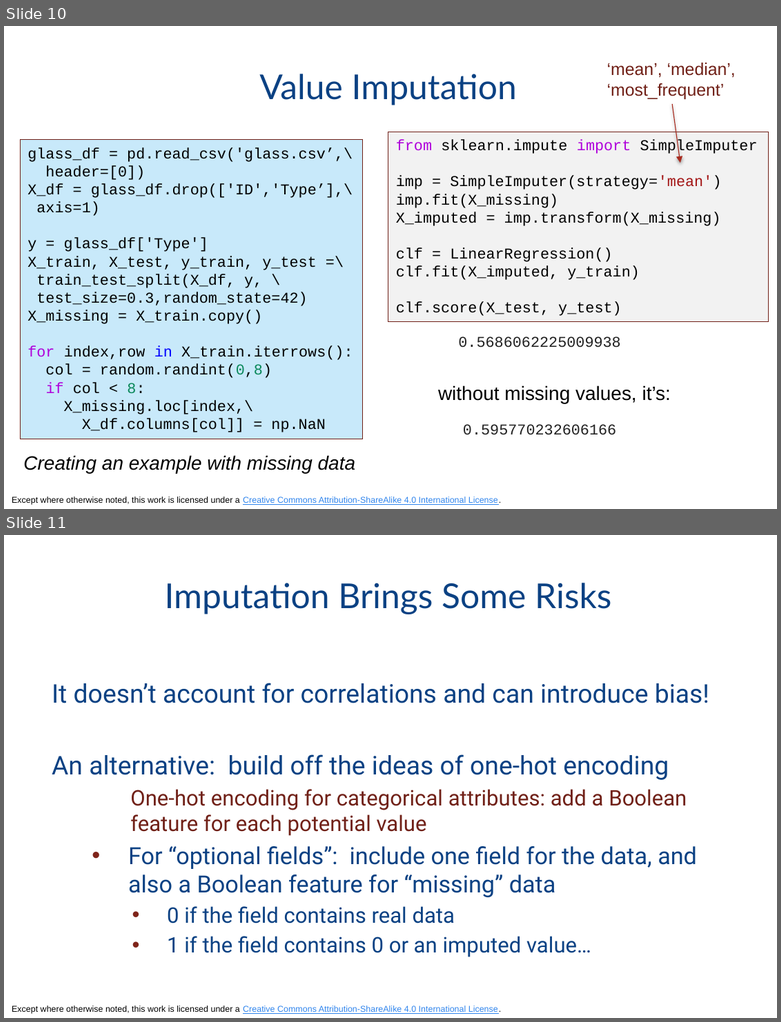
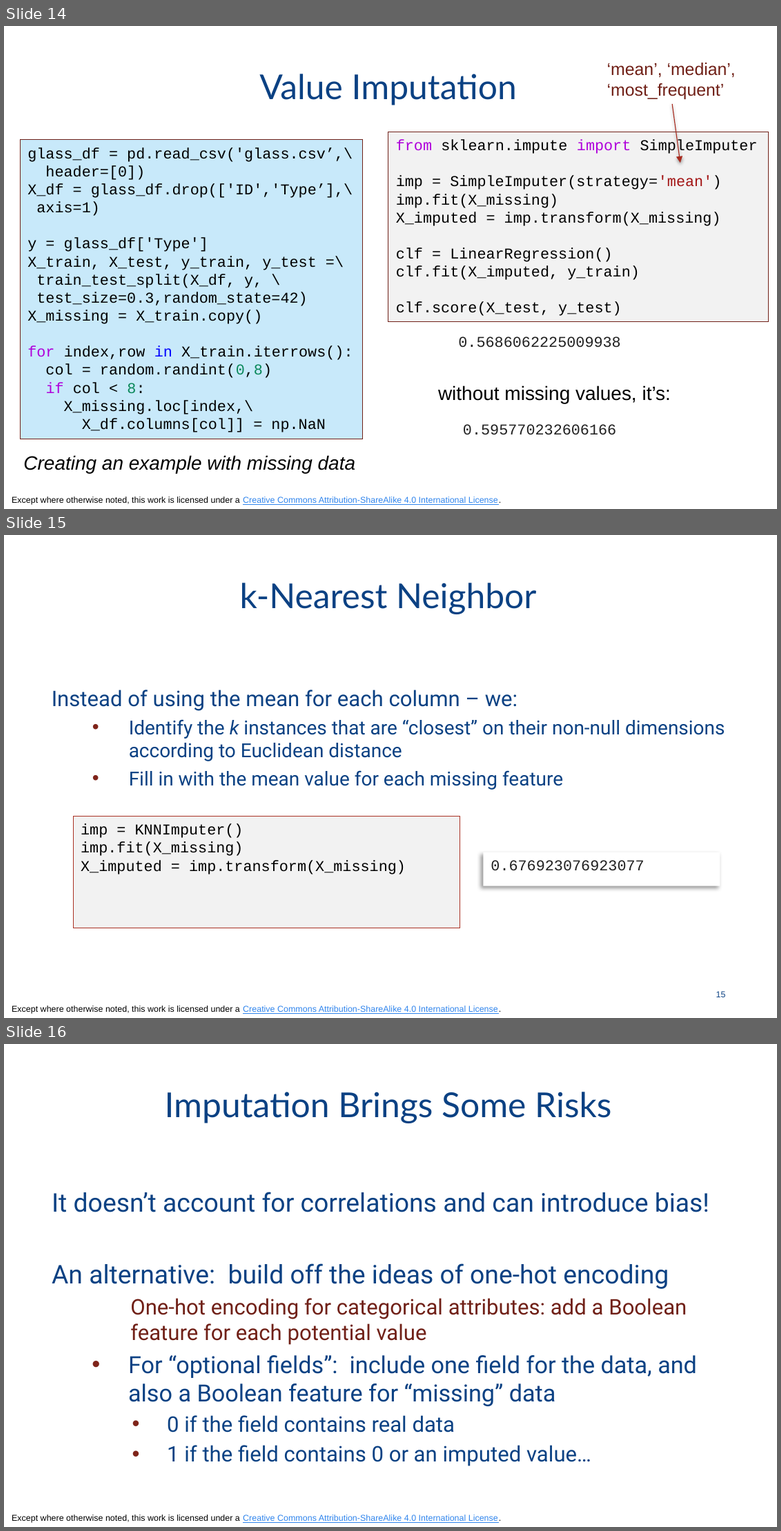
Before and after one commit to odpi/OpenDS4All, a slide deck: opends4all-resources/opends4all-model-assessment/TRAINING-ROBUST-MODELS-hyperparameters-tuning-validation.pptx. Shown one above the other, each under a label of ours: slides 10 and 11 before the commit, slides 14, 15 and 16 after it. The pictures are 781x1022 and 781x1531 pixels, drawn with LibreOffice and Linux fonts; fonts in the diff are those of the drawing. Boxes give left, top, right and bottom in pixels: in the first picture for what was removed or moved away, otherwise in the second. Text is boxed around its words. In the diff, an @@ line names an element or a change of style, - is before the commit and + after.

```diff
--- a/opends4all-resources/opends4all-model-assessment/TRAINING-ROBUST-MODELS-hyperparameters-tuning-validation.pptx
+++ b/opends4all-resources/opends4all-model-assessment/TRAINING-ROBUST-MODELS-hyperparameters-tuning-validation.pptx
@@ slide 15 added at (4,535,777,1018), background #FFFFFF; not listed: 1 template element that a slide beside it also shows @@
@@ title added at (240,583,536,614), 32 pt, text #0B4183 @@
+k-Nearest Neighbor
@@ text added at (52,690,724,790), 18 pt, text #0B4183 @@
+Instead of using the mean for each column – we:
+  • Identify the k instances that are “closest” on their non-null dimensions
+    according to Euclidean distance
+  • Fill in with the mean value for each missing feature
@@ rectangle added at (73,817,459,928), fill #F2F2F2, outline #A93023 0.75 pt, 14 pt, text #000000 @@
+imp = KNNImputer()
+imp.fit(X_missing)
+X_imputed = imp.transform(X_missing)
@@ rectangle added at (483,852,720,886), fill #FFFFFF, 14 pt, text #212121 @@
+0.676923076923077
@@ page number added at (716,991,726,997), 8 pt, text #0B4183 @@
+15
@@ what was slide 10 is now slide 14 @@
@@ what was slide 11 is now slide 16 @@
```
Also in this commit, not shown: 7 slides changed, 10 other slides added, 1 slide removed.
